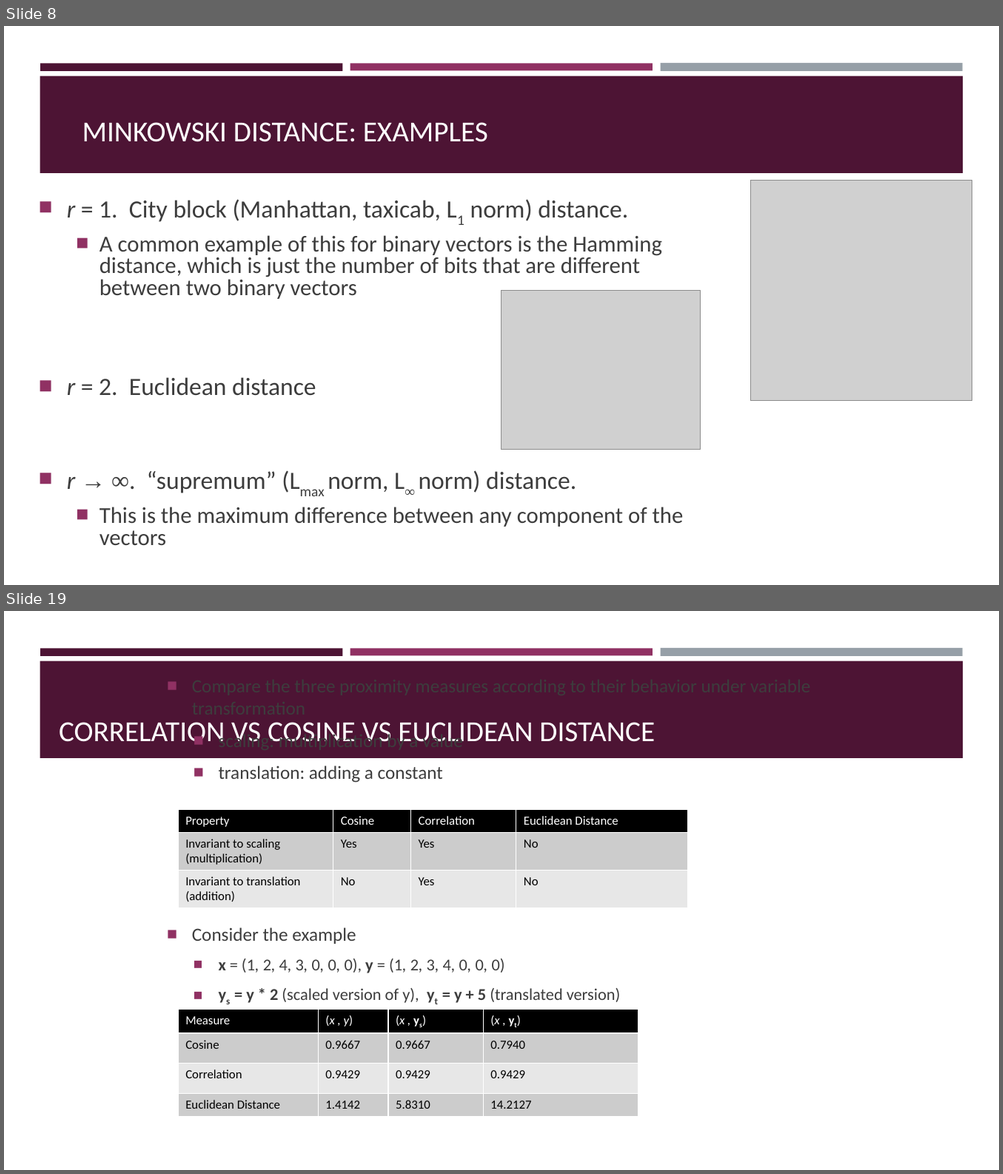
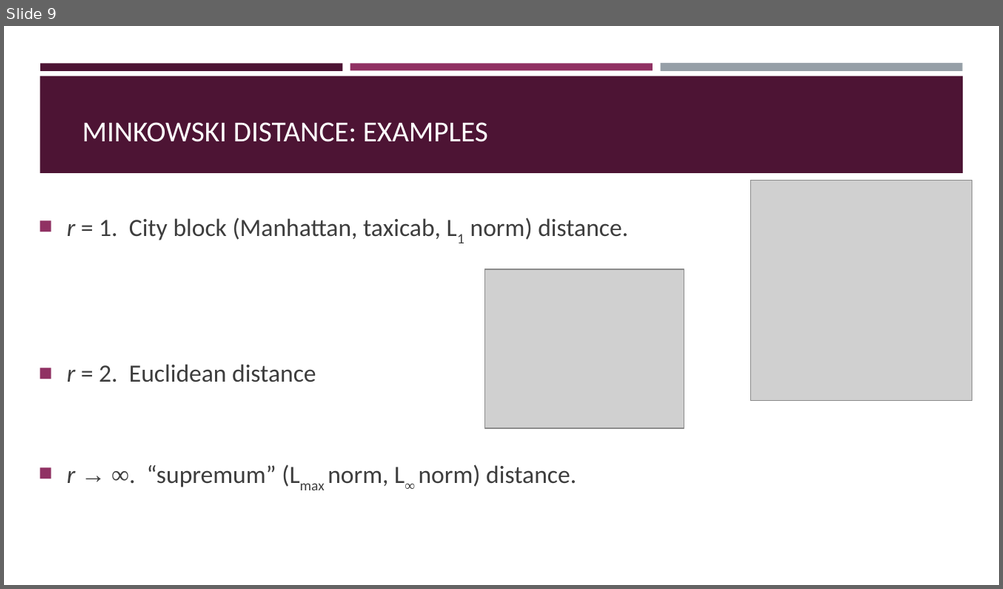
Before and after one commit to BeiyuLinCS/beiyulin.github.io, a slide deck: teach/fall_21/slides/ds_4.pptx. Shown one above the other, each under a label of ours: slides 8 and 19 before the commit, slide 9 after it; the slides between them are not shown. The pictures are 1003x1174 and 1003x589 pixels, drawn with LibreOffice and Linux fonts; fonts in the diff are those of the drawing; grey boxes stand for pictures. Boxes give left, top, right and bottom in pixels: in the first picture for what was removed or moved away, otherwise in the second. Text is boxed around its words. In the diff, an @@ line names an element or a change of style, - is before the commit and + after.

```diff
--- a/teach/fall_21/slides/ds_4.pptx
+++ b/teach/fall_21/slides/ds_4.pptx
@@ slide 19 removed at bbox=[4, 611, 999, 1170], background #FFFFFF; not listed: 4 template elements that a slide beside it also shows @@
@@ title removed at bbox=[59, 722, 654, 749] @@
-CORRELATION VS COSINE VS EUCLIDEAN DISTANCE
@@ text removed at bbox=[192, 732, 620, 1003] @@
-■ Compare the three proximity measures according to their behavior under variable transformation
-  ■ scaling: multiplication by a value
-  ■ translation: adding a constant
-■ Consider the example
-  ■ x = (1, 2, 4, 3, 0, 0, 0), y = (1, 2, 3, 4, 0, 0, 0)
-  ■ ys = y * 2 (scaled version of y), yt = y + 5 (translated version)
@@ table removed at bbox=[178, 810, 688, 907], 3 rows, 4 columns @@
-Property | Cosine | Correlation | Euclidean Distance
-Invariant to scaling (multiplication) | Yes | Yes | No
-Invariant to translation (addition) | No | Yes | No
@@ table removed at bbox=[178, 1009, 638, 1115], 4 rows, 4 columns @@
-Measure | (x , y) | (x , ys) | (x , yt)
-Cosine | 0.9667 | 0.9667 | 0.7940
-Correlation | 0.9429 | 0.9429 | 0.9429
-Euclidean Distance | 1.4142 | 5.8310 | 14.2127
@@ what was slide 8 is now slide 9 @@
@@ slide 9 changed as well @@
@@ text "r = 1. City block ..." at bbox=[67, 218, 628, 488]: line spacing 0.8 to 0.9 @@
@@ text at bbox=[99, 235, 662, 299]: paragraph removed @@
-  ■ A common example of this for binary vectors is the Hamming distance, which is just the number of bits that are different between two binary vectors
@@ picture: place and size @@
-picture at bbox=[502, 291, 700, 450]
+picture at bbox=[484, 269, 683, 428]
@@ text at bbox=[99, 507, 683, 546]: paragraph removed @@
-  ■ This is the maximum difference between any component of the vectors
```
Also in this commit, not shown: 11 other slides changed, 1 slide added, 17 other slides removed, 10 other files.
